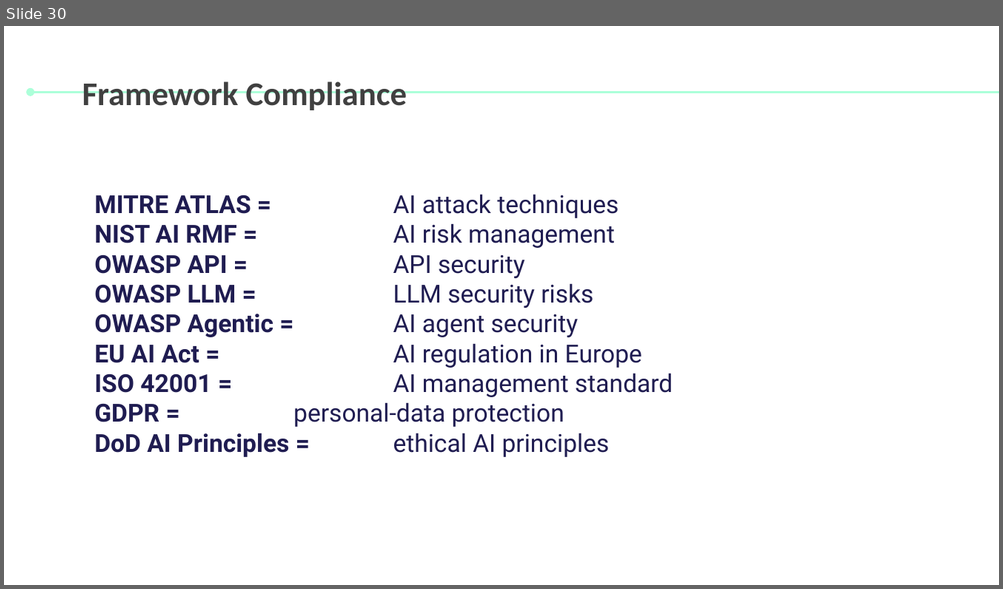
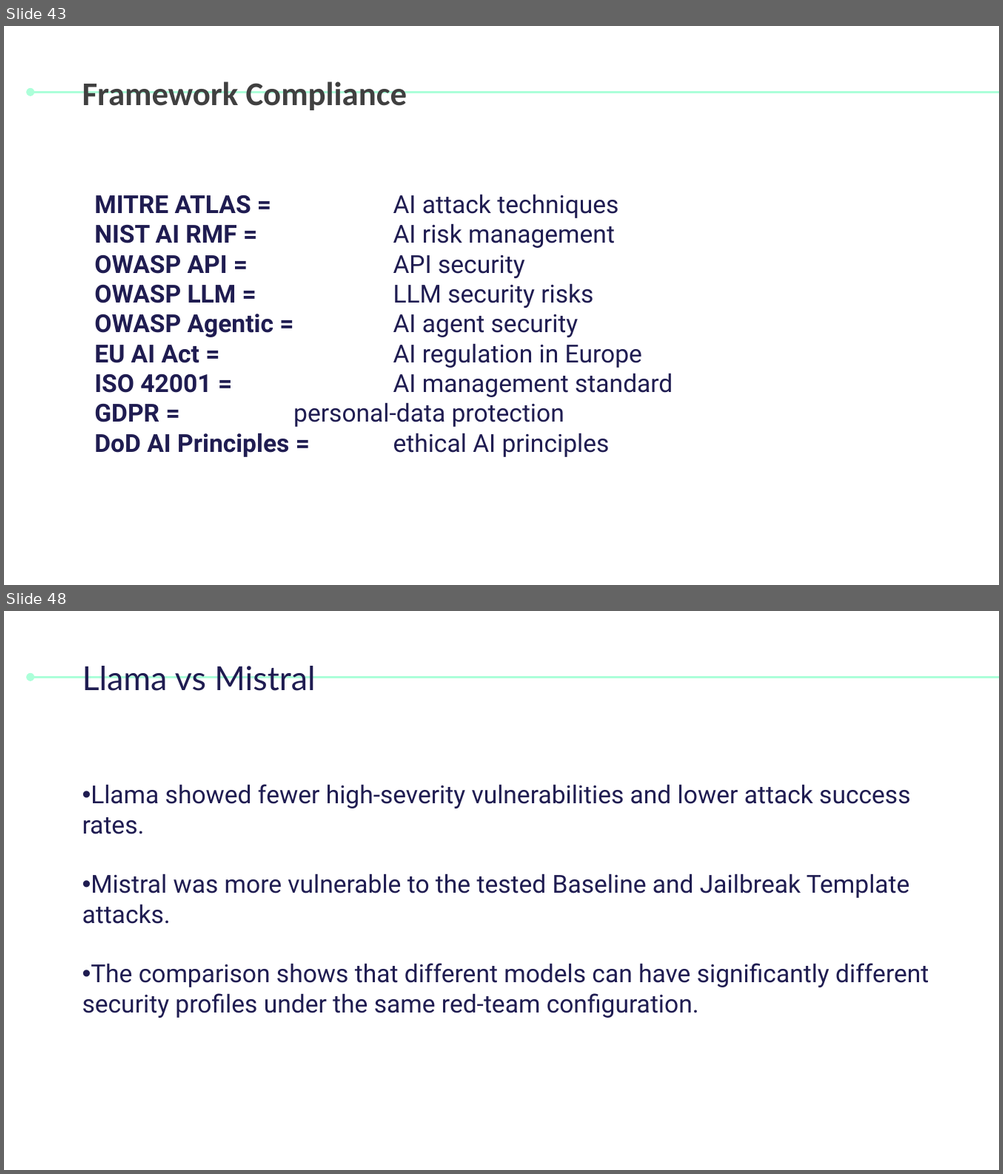
Before and after one commit to tahacheikh2003/ai-llm-red-teaming-framework, a slide deck: presentation/Ai_red_teaming_LLM Evaluation and AI Red Teaming_ semaine 4.pptx. Shown one above the other, each under a label of ours: slide 30 before the commit, slides 43 and 48 after it; the slides between them are not shown. The pictures are 1003x589 and 1003x1174 pixels, drawn with LibreOffice and Linux fonts; fonts in the diff are those of the drawing. Boxes give left, top, right and bottom in pixels: in the first picture for what was removed or moved away, otherwise in the second. Text is boxed around its words. In the diff, an @@ line names an element or a change of style, - is before the commit and + after.

```diff
--- a/presentation/Ai_red_teaming_LLM Evaluation and AI Red Teaming_ semaine 4.pptx
+++ b/presentation/Ai_red_teaming_LLM Evaluation and AI Red Teaming_ semaine 4.pptx
@@ slide 48 added at box(4, 611, 999, 1170), background #FFFFFF; not listed: 1 template element that a slide beside it also shows @@
@@ title added at box(82, 666, 315, 691), 24 pt, text #1F1C51 @@
+Llama vs Mistral
@@ text added at box(82, 784, 928, 1018), 18 pt, text #1F1C51 @@
+• Llama showed fewer high-severity vulnerabilities and lower attack success rates.
+• Mistral was more vulnerable to the tested Baseline and Jailbreak Template attacks.
+• The comparison shows that different models can have significantly different security profiles under the same red-team configuration.
@@ what was slide 30 is now slide 43 @@
```
Also in this commit, not shown: 4 slides changed, 21 other slides added, 3 slides removed.
